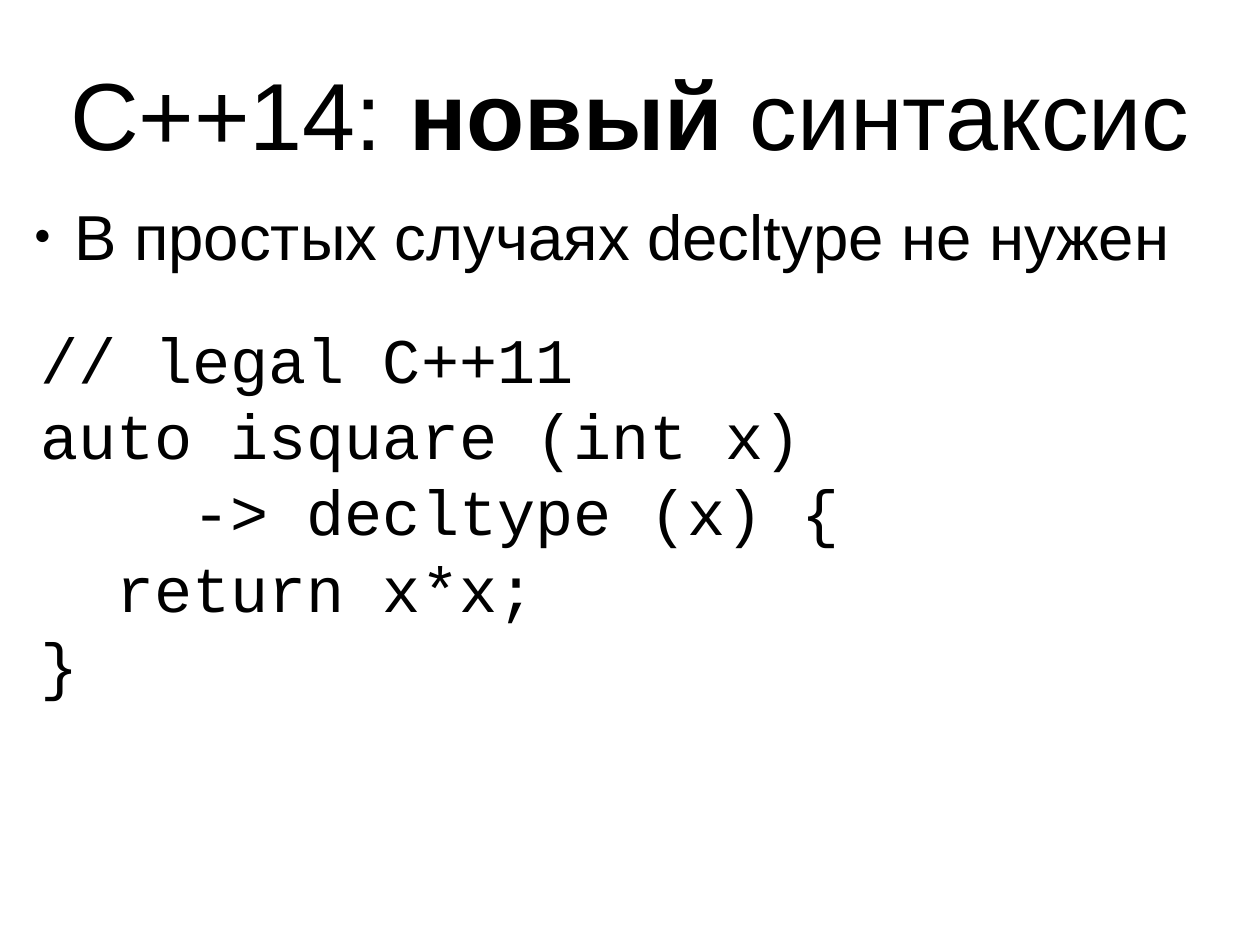
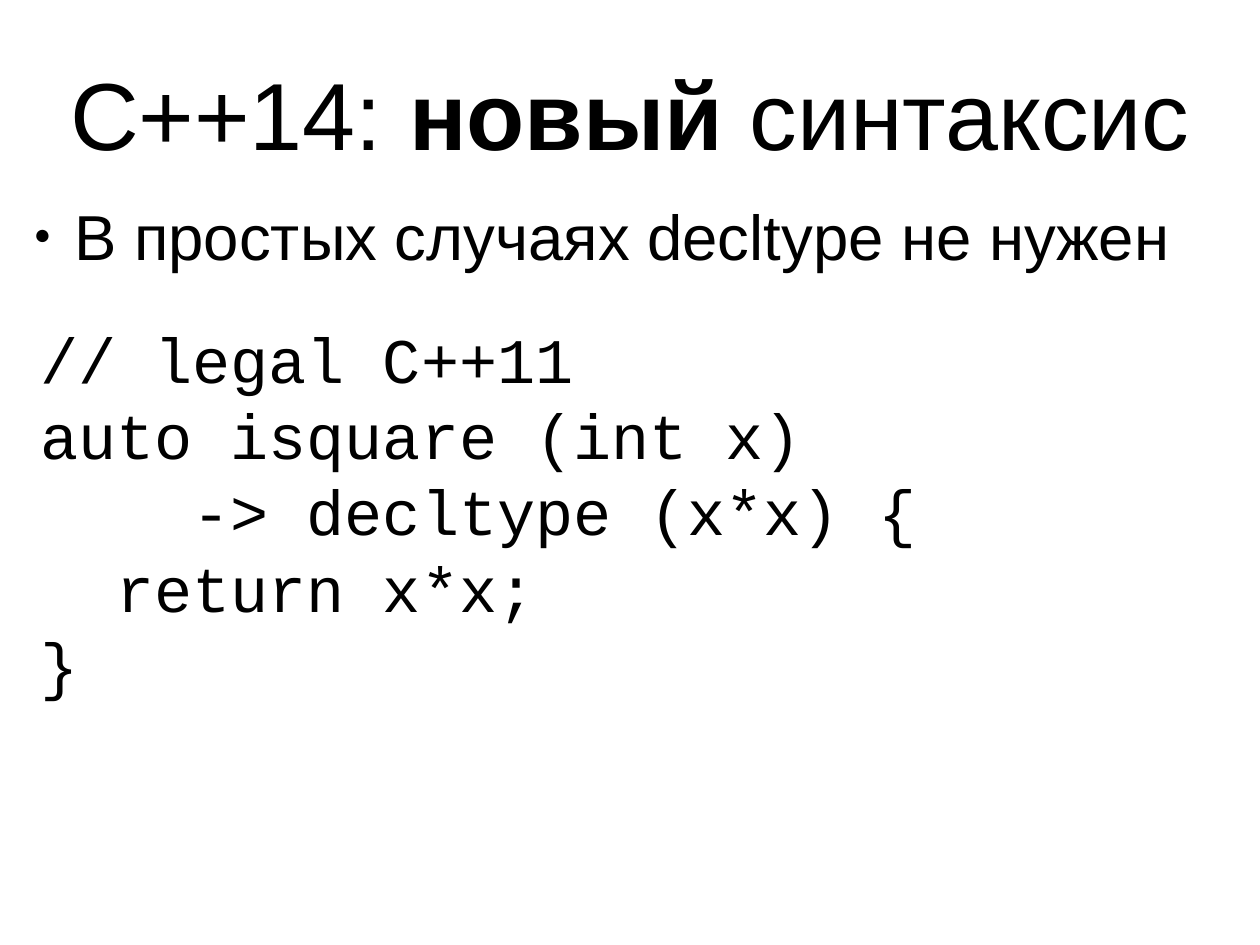
Before and after one commit to MIPT-ILab/cpp-lects-rus, a slide deck: slide 37 of slides/lec1-6-inference.odp (slide 36 before the commit). Drawn at 1260x945 pixels with LibreOffice and Linux fonts; fonts in the diff are those of the drawing. Boxes give left, top, right and bottom in pixels: in the first picture for what was removed or moved away, otherwise in the second. Text is boxed around its words. In the diff, an @@ line names an element or a change of style, - is before the commit and + after.

```diff
--- a/slides/lec1-6-inference.odp
+++ b/slides/lec1-6-inference.odp
@@ text at (40, 338, 840, 549): text changed @@
-// legal C++11
-auto isquare (int x)
--> decltype (x) {
+// legal C++11
+auto isquare (int x)
+-> decltype (x*x) {
```
Also in this commit, not shown: 4 other slides changed, 3 slides added, 7 other files.
